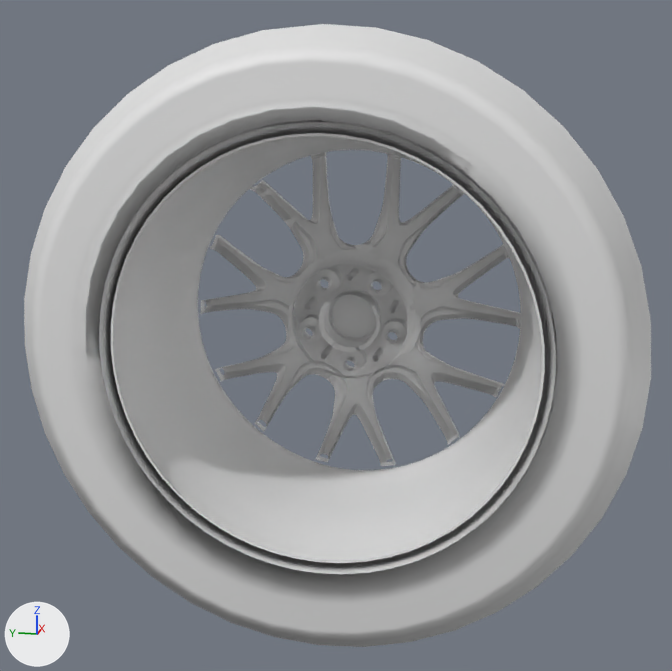
Before and after pictures for a commit that changed the glTF model public/parts/wheel_kagero.glb.
The view is the same before and after, from a camera (50 mm lens) standing at (-0.864, -0.169, 0.214) and looking at (-0.001, 0.004, -0.002). The axes (+X, +Y, +Z) are drawn at lower left. The lights are the same throughout. The older version comes first. Where no turn or scale is listed for an object, it has been applied to the vertices. Vertices at exactly the same position are counted once.

Objects in the first picture: 'Wheel'.
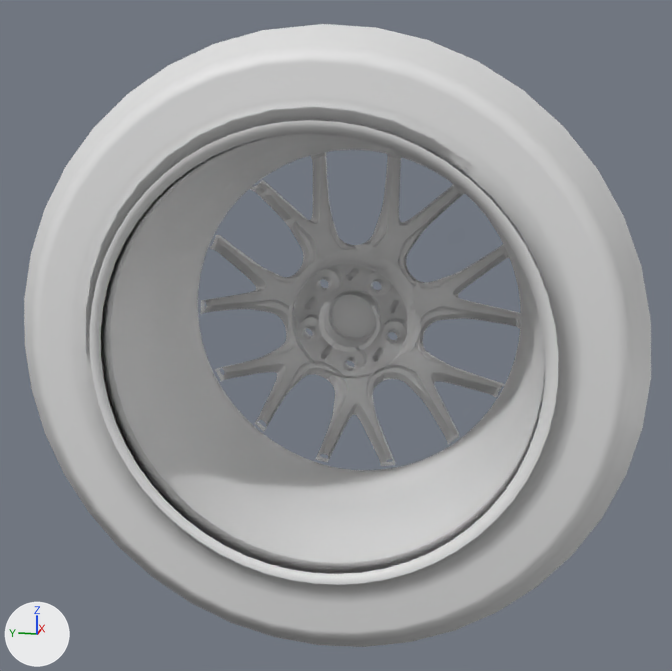
The change, as a list of edits to the scene's bpy script:
```text
Change me_wheels_wheel_kagero:
    used by ob_wheel; location = (0.0, 0.0, 0.0)
    remove me_wheels_wheel_kagero.from_pydata(...)  # 5219 vertices, 9495 faces; spans x -0.125..0.125, y -0.28..0.28, z -0.28..0.28
    add me_wheels_wheel_kagero.from_pydata(...)  # 5275 vertices, 9607 faces; spans x -0.125..0.125, y -0.28..0.28, z -0.28..0.28
    me_wheels_wheel_kagero part 1
    5 vertices in x -0.099, y 0.149..0.189, z 0.021..0.119 move by (-0.021, 0.002, 0.001)
    5 vertices in x -0.099, y 0.021..0.119, z 0.149..0.189 move by (-0.021, 0.001, 0.002)
    5 vertices in x -0.099, y -0.119..-0.021, z 0.149..0.189 move by (-0.021, -0.001, 0.002)
    5 vertices in x -0.099, y -0.189..-0.149, z 0.021..0.119 move by (-0.021, -0.002, 0.001)
    5 vertices in x -0.099, y -0.189..-0.149, z -0.119..-0.021 move by (-0.021, -0.002, -0.001)
    5 vertices in x -0.099, y -0.119..-0.021, z -0.189..-0.149 move by (-0.021, -0.001, -0.002)
    26 vertices move from x -0.099, y -0.191..0.191, z -0.191..0.191 to x -0.12, y -0.193..0.193, z -0.193..0.193
    56 vertices are added at x -0.12, y -0.203..0.203, z -0.203..0.203
    112 new faces join them, mat_chrome (white #e7e7e7)
```

What differs and where, as boxes [x1, y1, x2, y2] in the pictures (672 x 671 px):
part 1 of me_wheels_wheel_kagero, built on
    before: [111, 133, 545, 563]
    after: [89, 120, 558, 585]
